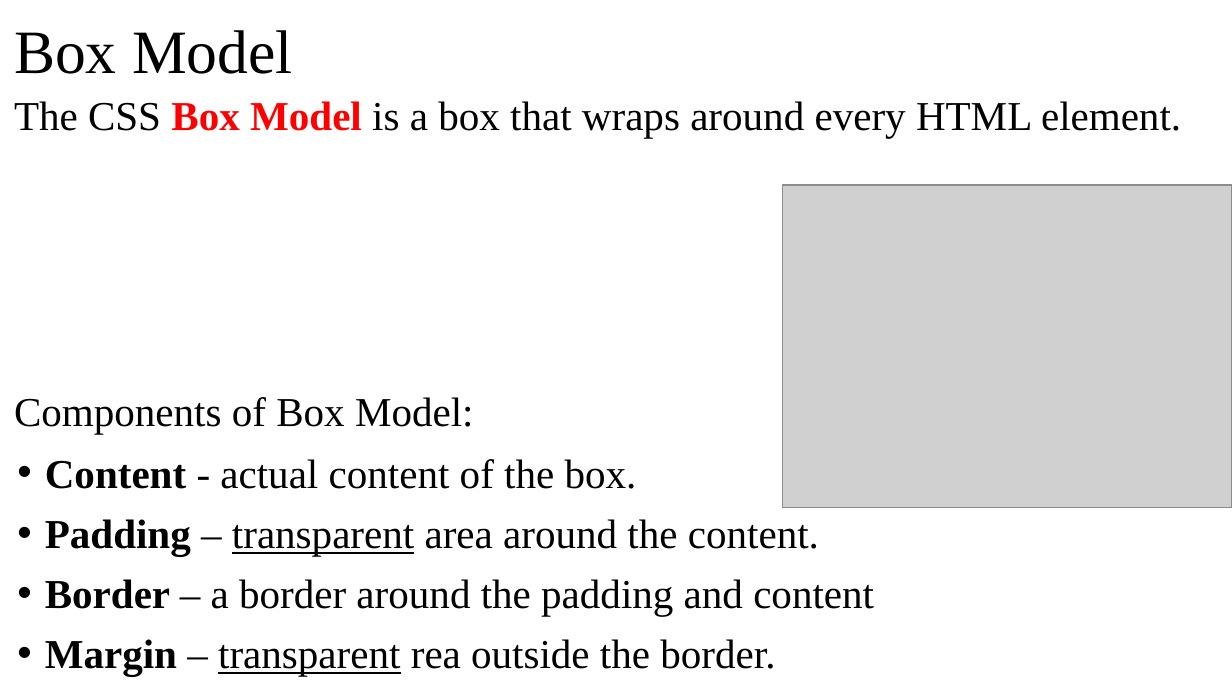
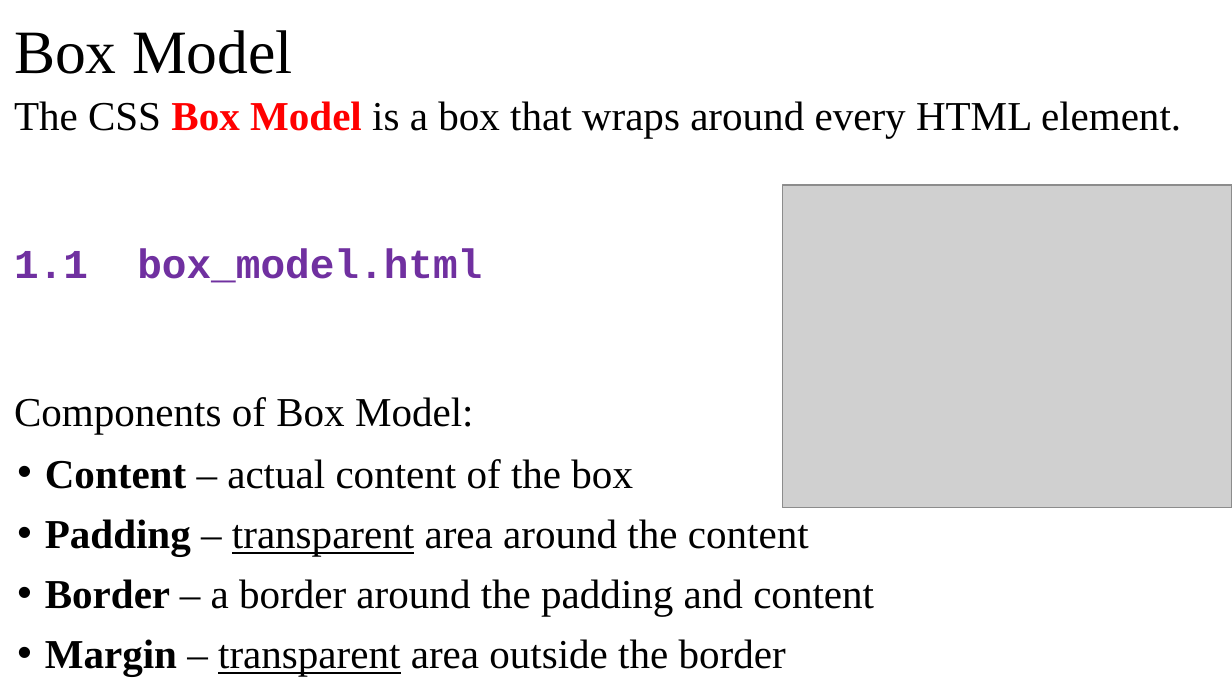
Before and after one commit to manglayev/nu-courses-material, a slide deck: slide 3 of CSCI-111/week-4/week-4-lecture.pptx. Drawn at 1232x693 pixels with LibreOffice and Linux fonts; fonts in the diff are those of the drawing; grey boxes stand for pictures. Boxes give left, top, right and bottom in pixels: in the first picture for what was removed or moved away, otherwise in the second. Text is boxed around its words. In the diff, an @@ line names an element or a change of style, - is before the commit and + after.

Commit message:
added new content and examples

```diff
--- a/CSCI-111/week-4/week-4-lecture.pptx
+++ b/CSCI-111/week-4/week-4-lecture.pptx
@@ text at box(14, 248, 482, 283): paragraph added @@
+1.1 box_model.html
@@ text at box(45, 459, 809, 556): text changed @@
-• Content - actual content of the box.
-• Padding – transparent area around the content.
+• Content – actual content of the box
+• Padding – transparent area around the content
@@ text at box(45, 639, 786, 676): text changed @@
-• Margin – transparent rea outside the border.
+• Margin – transparent area outside the border
```
Also in this commit, not shown: 8 other slides changed, 56 other files.
